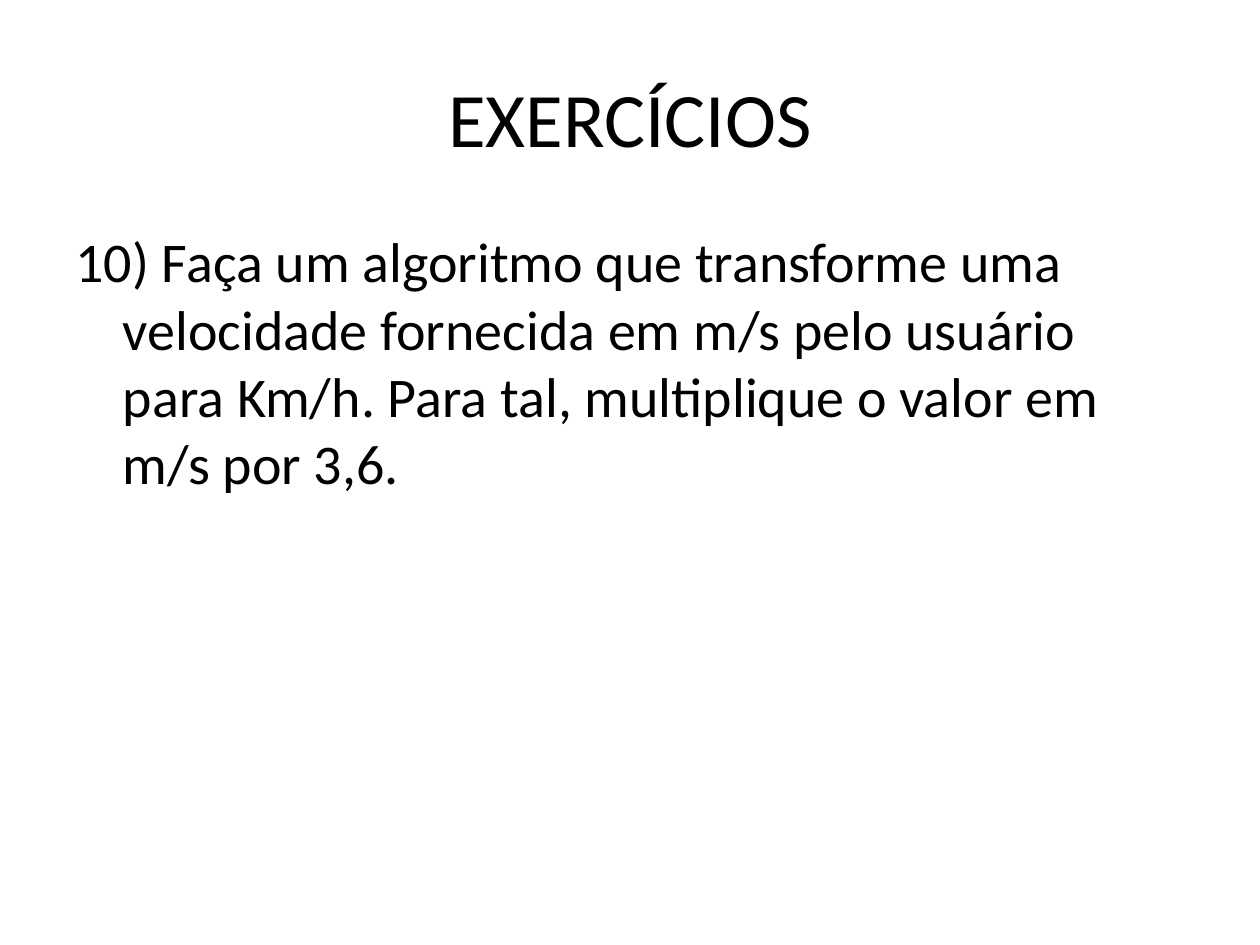
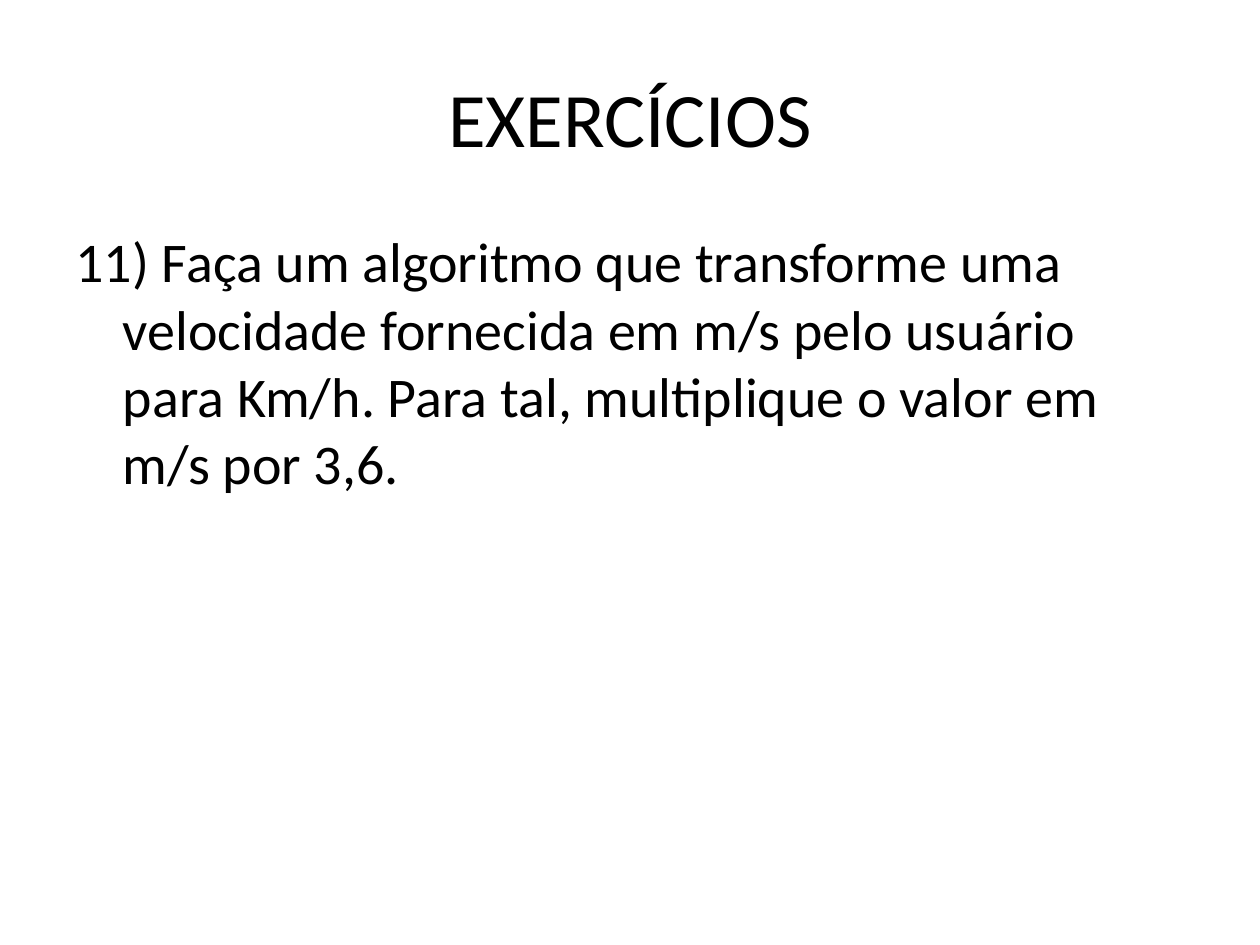
Before and after one commit to ViniciusRodrigues0078/AtividadesVisualG, a slide deck: slide 13 of EXERCÍCIOS_aula_10.pptx. Drawn at 1260x945 pixels with LibreOffice and Linux fonts; fonts in the diff are those of the drawing. Boxes give left, top, right and bottom in pixels: in the first picture for what was removed or moved away, otherwise in the second. Text is boxed around its words. In the diff, an @@ line names an element or a change of style, - is before the commit and + after.

```diff
--- a/EXERCÍCIOS_aula_10.pptx
+++ b/EXERCÍCIOS_aula_10.pptx
@@ text at bbox=[76, 241, 1098, 493]: text changed @@
-10) Faça um algoritmo que transforme uma velocidade fornecida em m/s pelo usuário para Km/h. Para tal, multiplique o valor em m/s por 3,6.
+11) Faça um algoritmo que transforme uma velocidade fornecida em m/s pelo usuário para Km/h. Para tal, multiplique o valor em m/s por 3,6.
```
Also in this commit, not shown: 8 other slides changed, 1 slide removed, 7 other files.
